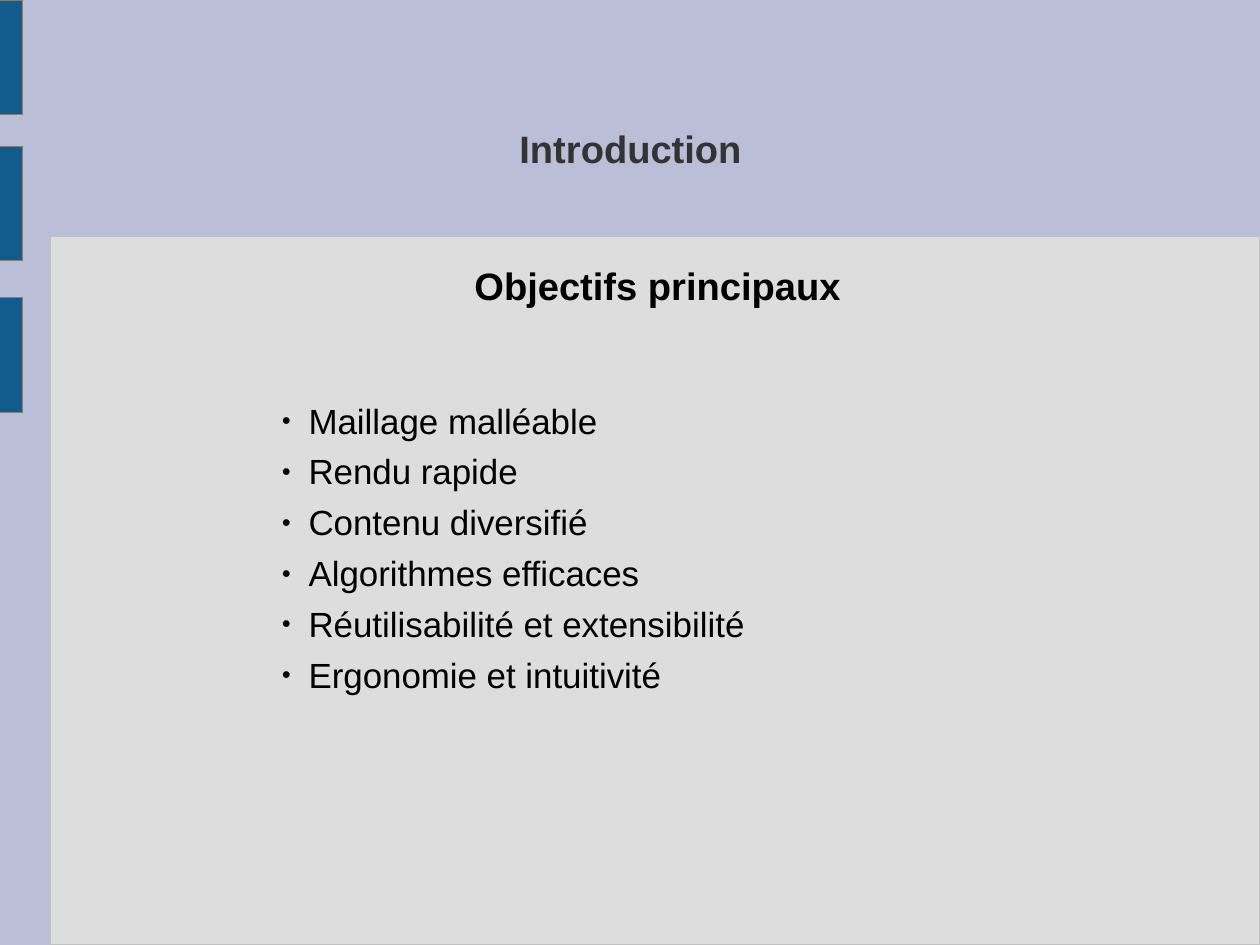
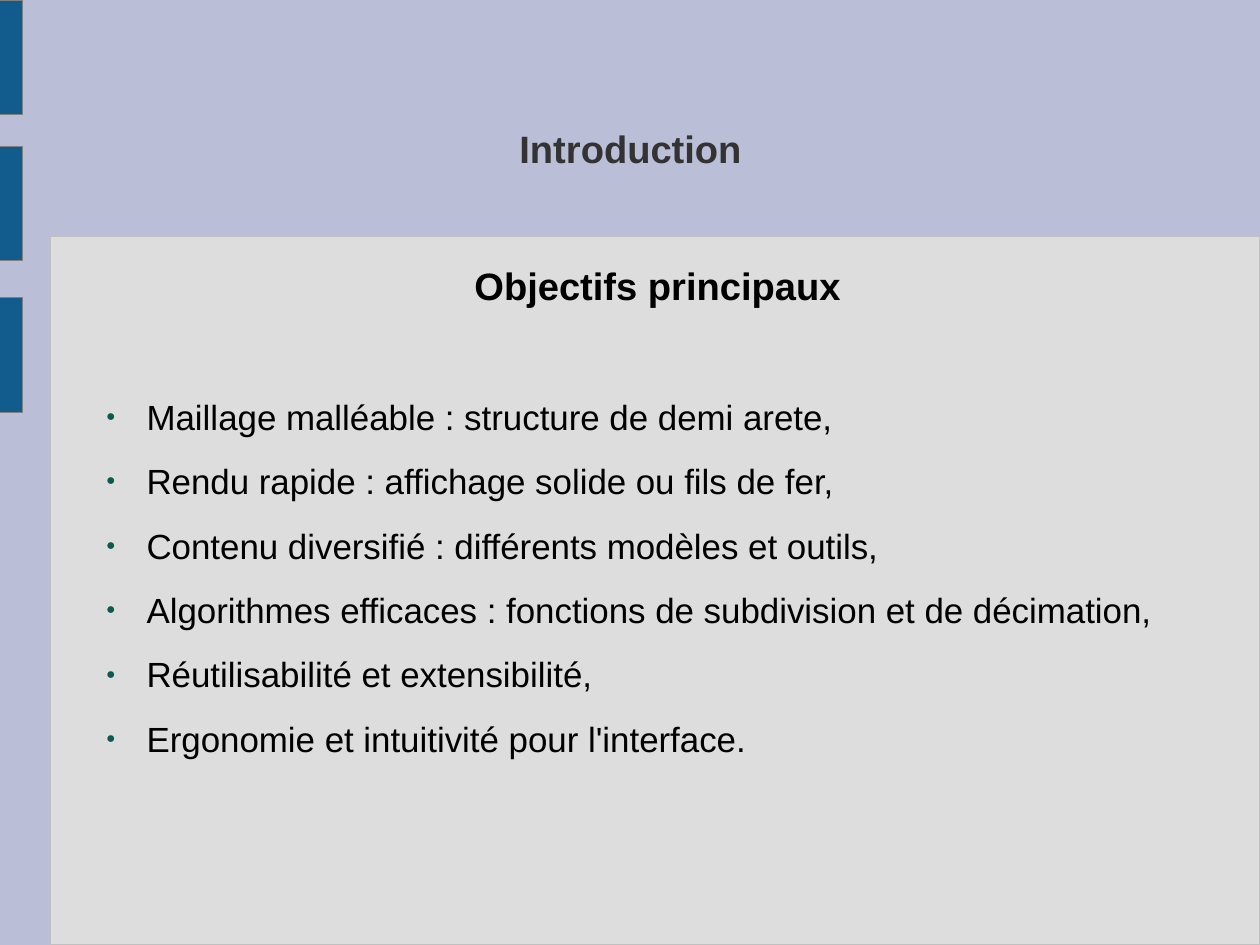
Before and after one commit to slvrgauthier/OpenSculpt, a slide deck: slide 4 of Documentation/Soutenance.odp. Drawn at 1260x945 pixels with LibreOffice and Linux fonts; fonts in the diff are those of the drawing. Boxes give left, top, right and bottom in pixels: in the first picture for what was removed or moved away, otherwise in the second. Text is boxed around its words. In the diff, an @@ line names an element or a change of style, - is before the commit and + after.

```diff
--- a/Documentation/Soutenance.odp
+++ b/Documentation/Soutenance.odp
@@ text at box(147, 404, 1151, 759): text changed @@
-      ● Maillage malléable
-      ● Rendu rapide
-      ● Contenu diversifié
-      ● Algorithmes efficaces
-      ● Réutilisabilité et extensibilité
-      ● Ergonomie et intuitivité
+● Maillage malléable : structure de demi arete,
+● Rendu rapide : affichage solide ou fils de fer,
+● Contenu diversifié : différents modèles et outils,
+● Algorithmes efficaces : fonctions de subdivision et de décimation,
+● Réutilisabilité et extensibilité,
+● Ergonomie et intuitivité pour l'interface.
```
Also in this commit, not shown: 1 slide added, 1 other file.
